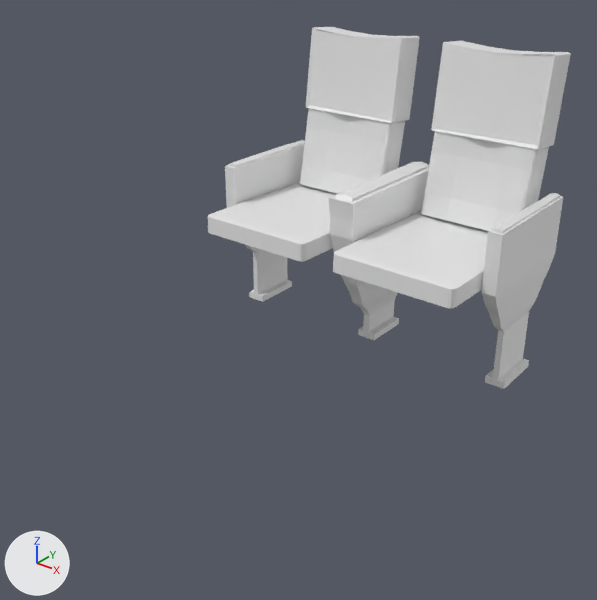
The glTF model map/train/seat.glb, before and after one commit.
The view is the same before and after, from a camera (50 mm lens) standing at (1.7, -2.67, 1.66) and looking at (0.07, -0.64, 0.4). Every picture has the same lights, and +X, +Y and +Z are marked at lower left. Vertices at the same position are counted once.

Objects in the first picture: 'seat'.
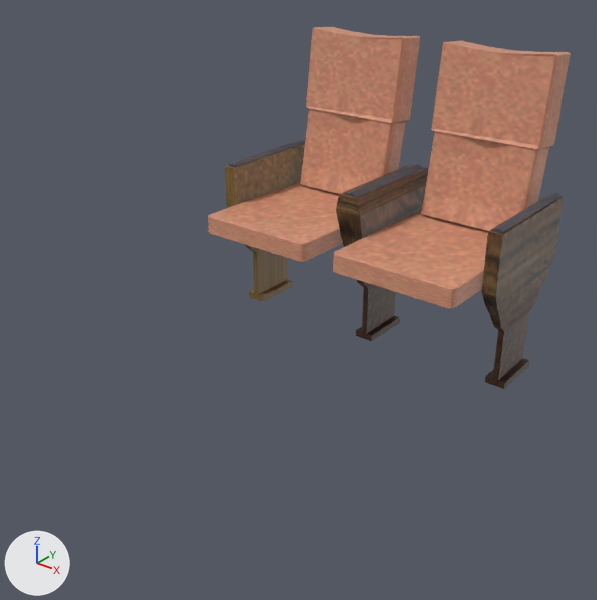
Location of each change, (x1, y1, x2, y2) in pixels of the pictures (597 x 600 px; the box of a moved part takes in the faces that stretch with it):
part 1 of me_cube_005, moved or reshaped
    before: (275, 28, 429, 340)
    after: (275, 28, 428, 341)
part 2 of me_cube_005, moved or reshaped
    before: (209, 182, 299, 215)
    after: (210, 182, 300, 215)
part 3 of me_cube_005, surface changed
    both: (211, 27, 568, 253)
part 4 of me_cube_005, recoloured (grey to brown)
    both: (225, 144, 304, 302)
part 5 of me_cube_005, recoloured
    both: (363, 196, 563, 389)
part 6 of me_cube_005, recoloured (white to brown)
    both: (333, 41, 571, 309)
part 7 of me_cube_005, recoloured (white to grey)
    both: (229, 140, 560, 233)

The edits, one by one:
Picture 'Plaster_07-128x128' (img_plaster_07_128x128) is new.
Picture 'Plaster_06-128x128' (img_plaster_06_128x128) is new.
Picture 'Wood_12-128x128' (img_wood_12_128x128) is new.
Picture 'Stone_12-128x128' (img_stone_12_128x128) is new.
Material 'IMG_Plaster_07-128x128.png' (mat_img_plaster_07_128x128_png) is new.
Its texture is img_plaster_07_128x128.
Material 'IMG_Plaster_06-128x128.png' (mat_img_plaster_06_128x128_png) is new.
Its texture is img_plaster_06_128x128.
Material 'IMG_Wood_12-128x128.png' (mat_img_wood_12_128x128_png) is new.
Its texture is img_wood_12_128x128.
Material 'IMG_Stone_12-128x128.png' (mat_img_stone_12_128x128_png) is new.
Its texture is img_stone_12_128x128.
me_cube_005 is used by ob_seat; location (0.0, 0.0, 0.0).
me_cube_005 had 1808 vertices, 3576 faces and spanned x -0.64..0.64, y -1.55..0.36, z -0.02..1.17.
me_cube_005 now has 1806 vertices, 3570 faces and spans x -0.64..0.64, y -0.44..0.36, z 0.0..1.17.
me_cube_005 part 1: 159 vertices moved from x -0.54..0.05, y -0.44..0.36, z 0.0..1.17 to x -0.54..0.06, y -0.44..0.36, z 0.0..1.17; 193 vertices removed from x -0.55..0.06, y -0.44..0.36, z 0.0..1.17; 193 vertices added at x -0.54..0.06, y -0.44..0.36, z 0.0..1.17.
me_cube_005 part 2: 3 vertices moved within x -0.56, y -0.43..0.23, z 0.43..0.44; 18 vertices removed from x -0.57..-0.53, y -0.43..0.24, z 0.43..0.51; 18 vertices added at x -0.56..-0.52, y -0.43..0.24, z 0.43..0.51.
me_cube_005 part 3: 424 kept faces spanning x -0.62..0.64, y -0.44..0.35, z 0.0..1.17 get new texture (UV) coordinates.
me_cube_005 part 4: 320 faces spanning x -0.64..-0.56, y -0.25..0.25, z 0.0..0.66 switch from no material to mat_img_plaster_06_128x128_png (picture img_plaster_06_128x128).
me_cube_005 part 5: 488 faces spanning x -0.06..0.64, y -0.25..0.35, z 0.0..0.66 switch from no material to mat_img_wood_12_128x128_png (picture img_wood_12_128x128).
me_cube_005 part 6: 1300 faces spanning x -0.56..0.56, y -0.44..0.36, z 0.43..1.17 switch from no material to mat_img_plaster_07_128x128_png (picture img_plaster_07_128x128).
me_cube_005 part 7: 80 faces spanning x -0.62..0.62, y -0.24..0.24, z 0.66..0.68 switch from no material to mat_img_stone_12_128x128_png (picture img_stone_12_128x128).
